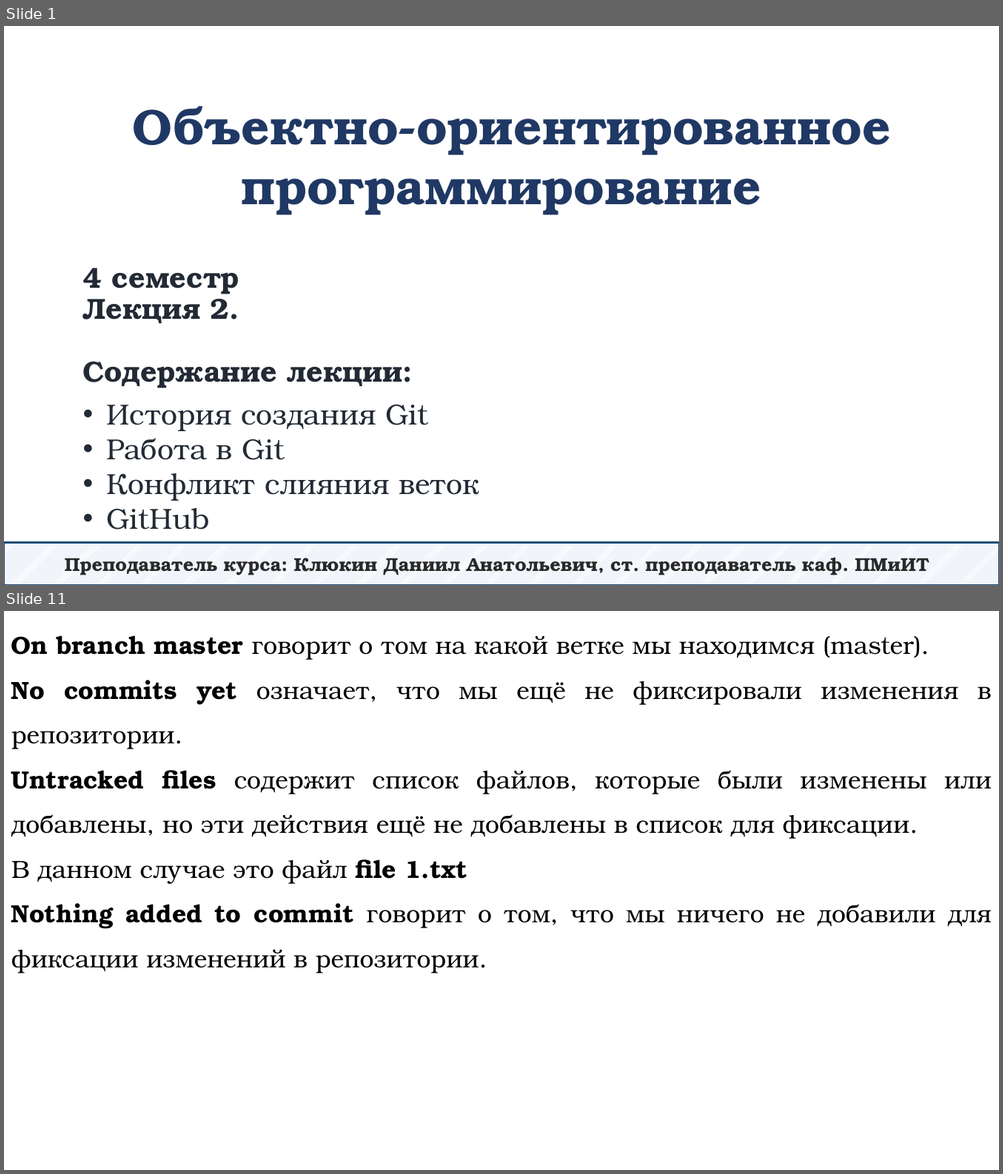
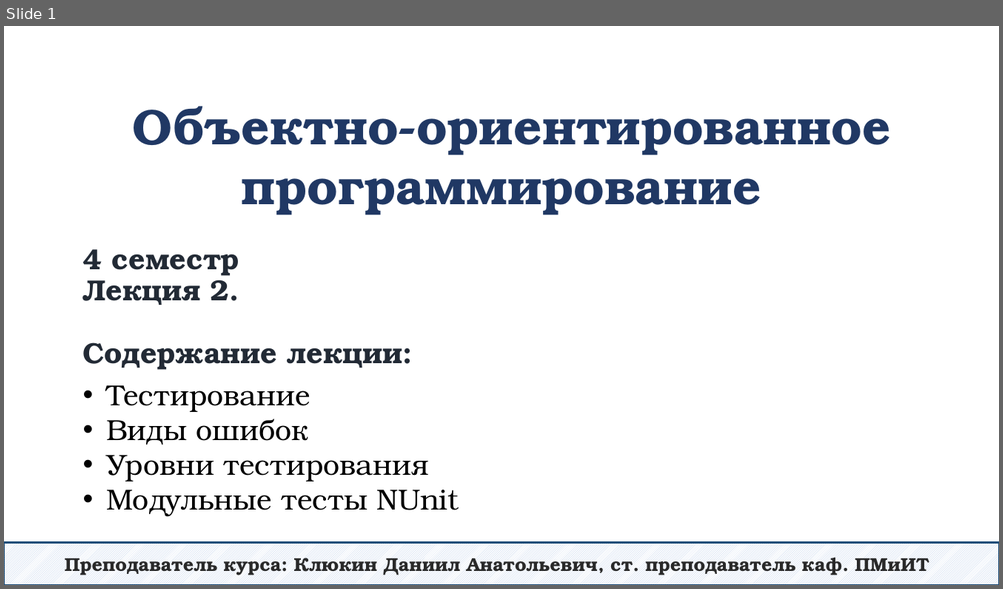
Before and after one commit to DaniilKlyukin/OOP-4, a slide deck: Лекции/ООП 1 лек 2.pptx. Shown one above the other, each under a label of ours: slides 1 and 11 before the commit, slide 1 after it; the slides between them are not shown. The pictures are 1003x1174 and 1003x589 pixels, drawn with LibreOffice and Linux fonts; fonts in the diff are those of the drawing. Boxes give left, top, right and bottom in pixels: in the first picture for what was removed or moved away, otherwise in the second. Text is boxed around its words. In the diff, an @@ line names an element or a change of style, - is before the commit and + after.

```diff
--- a/Лекции/ООП 1 лек 2.pptx
+++ b/Лекции/ООП 1 лек 2.pptx
@@ slide 11 removed at [4, 611, 999, 1170], background #FFFFFF @@
@@ text removed at [11, 635, 991, 974] @@
-On branch master говорит о том на какой ветке мы находимся (master).
-No commits yet означает, что мы ещё не фиксировали изменения в репозитории.
-Untracked files содержит список файлов, которые были изменены или добавлены, но эти действия ещё не добавлены в список для фиксации.
-В данном случае это файл file 1.txt
-Nothing added to commit говорит о том, что мы ничего не добавили для фиксации изменений в репозитории.
@@ slide 1 changed as well @@
@@ title "4 семестр Лекция 2. Содержание ...": place and size @@
-title "4 семестр Лекция 2. Содержание ..." at [83, 268, 403, 389]
+title "4 семестр Лекция 2. Содержание ..." at [83, 249, 403, 370]
@@ text at [106, 386, 459, 517]: text changed; text colour #222A35 to #000000 @@
-• История создания Git
-• Работа в Git
-• Конфликт слияния веток
-• GitHub
+• Тестирование
+• Виды ошибок
+• Уровни тестирования
+• Модульные тесты NUnit
```
Also in this commit, not shown: 26 slides added, 46 other slides removed.
